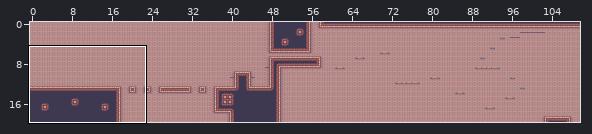
Two states of a Tiled map, pixelholdersPlatformer/assets/level1.tmx. Above, an overview of the earlier version with the close-up marked.
Close-up. Before the edit:
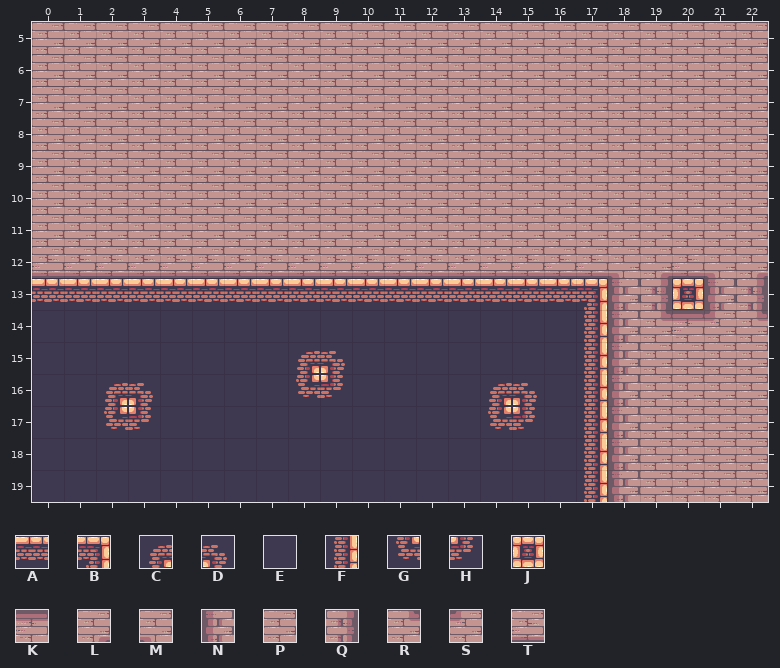
Cells are 32x32 px. Shown: x 0..22, y 5..19.
Key: from "terrain": A 21, B 22, C 26, D 27, E 40, F 41, G 45, H 46, J 100, K 135, L 140, M 141, N 153, P 154, Q 155, R 159, S 160, T 173.
_ is an empty cell.
Layers that did not change in this view are not listed.
Layer "Environment" before, first column x 0:
 5 PPPPPPPPPPPPPPPPPPPPPPP
 6 PPPPPPPPPPPPPPPPPPPPPPP
 7 PPPPPPPPPPPPPPPPPPPPPPP
 8 PPPPPPPPPPPPPPPPPPPPPPP
 9 PPPPPPPPPPPPPPPPPPPPPPP
10 PPPPPPPPPPPPPPPPPPPPPPP
11 PPPPPPPPPPPPPPPPPPPPPPP
12 TTTTTTTTTTTTTTTTTTMLTML
13 AAAAAAAAAAAAAAAAABNQJNQ
14 EEEEEEEEEEEEEEEEEFNRKSR
15 EEEEEEEECDEEEEEEEFNPPPP
16 EECDEEEEGHEEEECDEFNPPPP
17 EEGHEEEEEEEEEEGHEFNPPPP
18 EEEEEEEEEEEEEEEEEFNPPPP
19 EEEEEEEEEEEEEEEEEFNPPPP
After the commit:
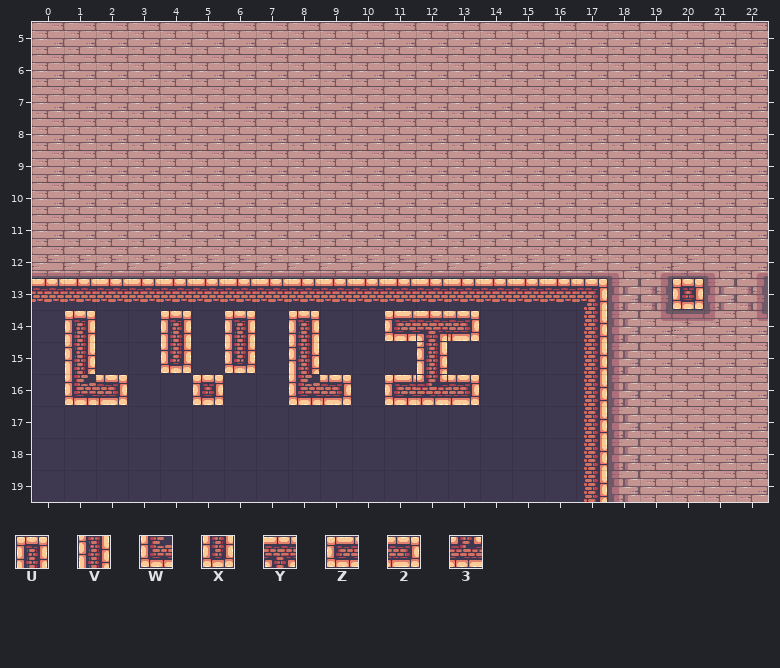
Further tiles: from "terrain": U 24, V 43, W 58, X 62, Y 89, Z 96, 2 98, 3 109.
From old to new:
Layer "Environment":
y 14: x 1 E -> U; x 4 E -> U; x 6 E -> U; x 8 E -> U; x 11..13 EEE -> ZY2
y 15: x 1 E -> V; x 4 E -> X; x 6 E -> X; x 8..9 CD -> VE; x 12 E -> V
y 16: x 1..3 ECD -> W2E; x 5 E -> J; x 8..9 GH -> W2; x 11..15 EEECD -> Z32EE
y 17: x 2..3 GH -> EE; x 14..15 GH -> EE
Pixel boxes of the changes (left, top, right, bottom) in both close-ups:
changed: (64, 310, 256, 430)
changed: (288, 310, 352, 406)
changed: (384, 310, 537, 430)
